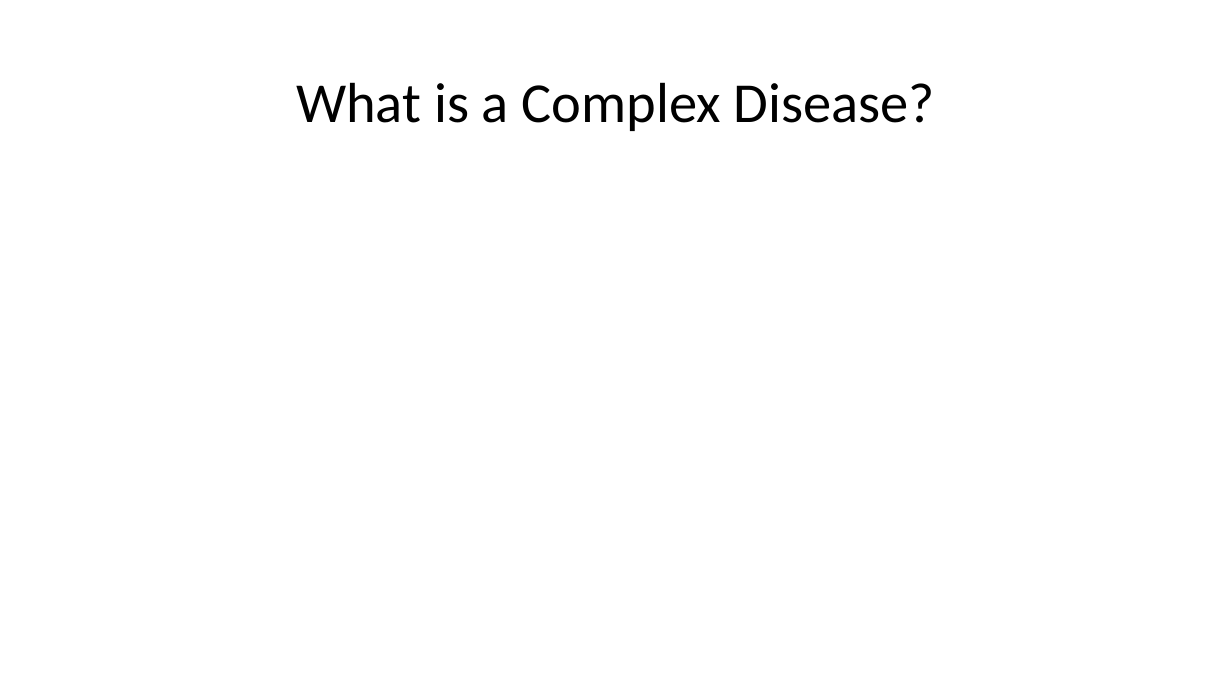
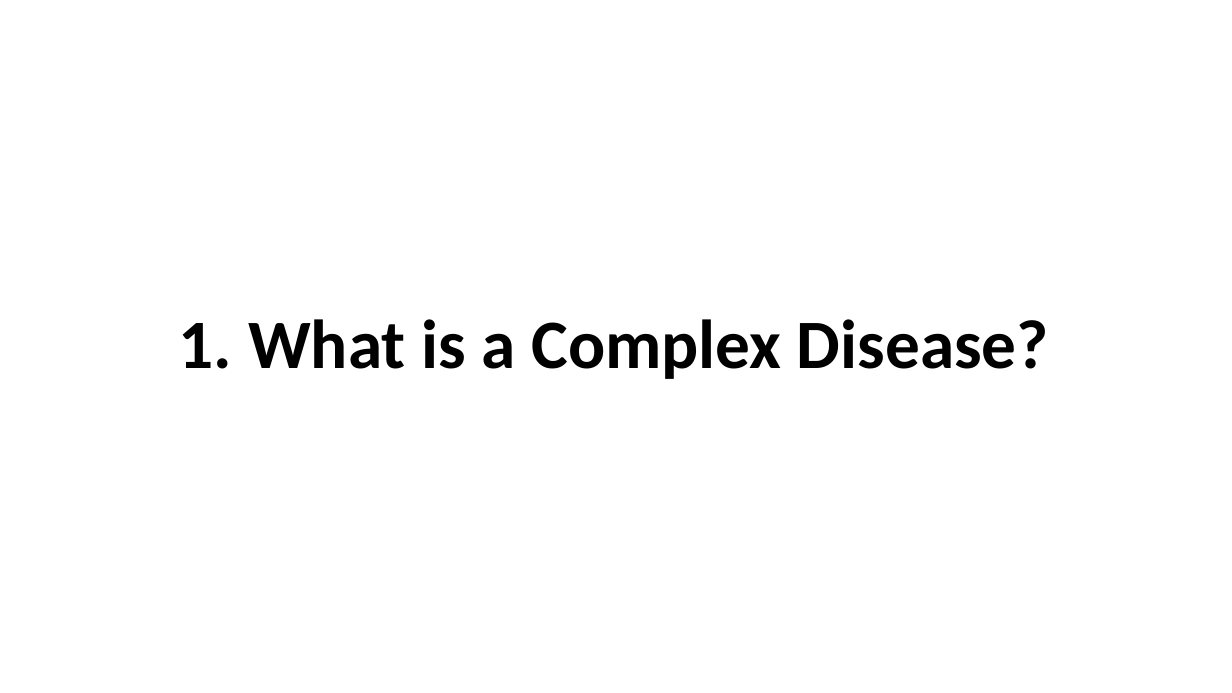
Before and after one commit to VenkiPhy6/seminar-thirdsem, a slide deck: slide 3 of A Primer to Complex Diseases.pptx (slide 5 before the commit). Drawn at 1232x693 pixels with LibreOffice and Linux fonts; fonts in the diff are those of the drawing. Boxes give left, top, right and bottom in pixels: in the first picture for what was removed or moved away, otherwise in the second. Text is boxed around its words. In the diff, an @@ line names an element or a change of style, - is before the commit and + after.

```diff
--- a/A Primer to Complex Diseases.pptx
+++ b/A Primer to Complex Diseases.pptx
@@ title at [179, 319, 1049, 379]: text changed; size 44 to 54 pt; bold on @@
-What is a Complex Disease?
+1. What is a Complex Disease?
```
Also in this commit, not shown: 3 other slides changed, 6 slides added.
